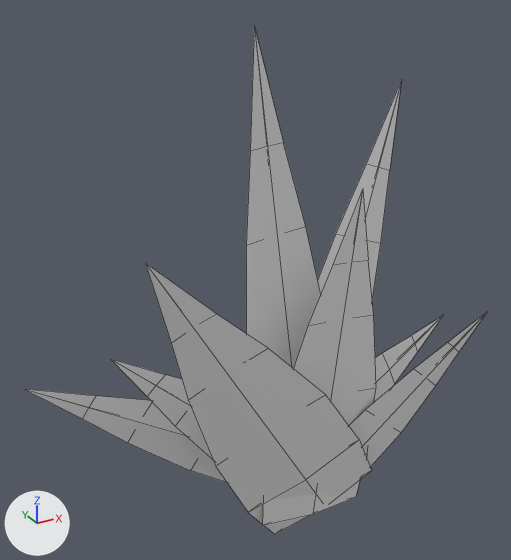
An edit to the FBX model Assets/Models/grassPatch0.fbx, drawn before and after from the same camera.
Camera for both pictures: a 50 mm camera at (-10.29, -15.56, 15.14) aimed at (-1.31, 0.77, 6.98). The lights are fixed; the arrows at lower left show +X, +Y and +Z. Mesh edges are drawn as thin lines. Where no turn or scale is listed for an object, it has been applied to the vertices.
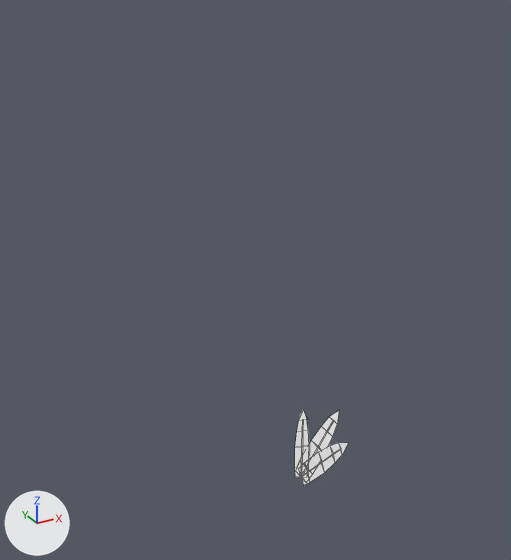
Commit message: Added grass patches throughout test level

Location of each change, (x1, y1, x2, y2) in pixels of the pictures (511 x 560 px):
'Cube.003', deleted: before (146, 264, 372, 534)
'Cube', reshaped, turned, rescaled: before (246, 27, 321, 368); after (299, 443, 348, 485)
'Cube.002', reshaped, moved, turned, rescaled: before (262, 189, 376, 526); after (295, 410, 309, 477)
'Cube.004', deleted: before (25, 389, 227, 483)
'Cube.006', deleted: before (350, 312, 487, 467)
'Cube.001', reshaped, moved, turned, rescaled: before (318, 82, 401, 298); after (297, 410, 339, 482)
'Cube.005', deleted: before (111, 359, 213, 460)
'Cube.007', deleted: before (374, 315, 444, 402)

Patch to the scene script:
```diff
--- a/Assets/Models/grassPatch0.fbx.py
+++ b/Assets/Models/grassPatch0.fbx.py
@@ me_cube @@
 # used by ob_cube; location = (0.0, 0.0, 0.0); rotation_euler = (0.0881, -0.0878, -0.819), in degrees (5, -5, -47); scale = (1.07, 1.07, 1.23)
-me_cube.from_pydata(...)  # 19 vertices, 15 faces; spans x -1.04..1.04, y -1.04..1.04, z -1.0..11.41
-me_cube.materials.append(mat_material)  # white #e7e7e7
+me_cube.from_pydata(...)  # 32 vertices, 30 faces; spans x -2.43..0.01, y -0.82..0.82, z -1.0..0.06
+# me_cube part 2: the whole mesh is rebuilt
@@ me_cube_002 @@
 # used by ob_cube_002; location = (0.0, -0.71, 0.0); rotation_euler = (-0.0111, 0.0936, -0.813), in degrees (-0.6, 5.4, -47); scale = (1.29, 1.29, 0.875)
-me_cube_002.from_pydata(...)  # 19 vertices, 15 faces; spans x -1.04..1.04, y -1.04..1.04, z -1.0..11.41
-me_cube_002.materials.append(mat_material_002)  # white #e7e7e7
+me_cube_002.from_pydata(...)  # 32 vertices, 30 faces; spans x -2.43..0.01, y -0.82..0.82, z -1.0..0.06
+# me_cube_002 part 1: the whole mesh is rebuilt
@@ me_cube_001 @@
 # used by ob_cube_001; location = (0.0, 0.36, 0.0); rotation_euler = (-0.33, 0.15, -0.84), in degrees (-19, 8.6, -48); scale = (1.06, 1.08, 1.13)
-me_cube_001.from_pydata(...)  # 19 vertices, 15 faces; spans x -1.04..1.04, y -1.04..1.04, z -1.0..11.41
-me_cube_001.materials.append(mat_material_001)  # white #e7e7e7
+me_cube_001.from_pydata(...)  # 32 vertices, 30 faces; spans x -2.43..0.01, y -0.82..0.82, z -1.0..0.06
+# me_cube_001 part 3: the whole mesh is rebuilt
@@ ob_cube @@
 ob_cube.location = (0.0, 0.0, 0.0)
-ob_cube.rotation_euler = (0.0881, -0.0878, -0.819)  # degrees (5, -5, -47)
-ob_cube.scale = (1.07, 1.07, 1.23)
+ob_cube.rotation_euler = (-0.765, 2.278, -0.875)  # degrees (-44, 131, -50)
+ob_cube.scale = (0.936, 0.439, 0.0473)
@@ ob_cube_002 @@
 ob_cube_002 = bpy.data.objects.new('Cube.002', me_cube_002)
-ob_cube_002.location = (0.0, -0.71, 0.0)
-ob_cube_002.rotation_euler = (-0.0111, 0.0936, -0.813)  # degrees (-0.6, 5.4, -47)
-ob_cube_002.scale = (1.29, 1.29, 0.875)
+ob_cube_002.location = (0.0, -0.01, 0.0)
+ob_cube_002.rotation_euler = (0.816, 2.325, 0.995)  # degrees (47, 133, 57)
+ob_cube_002.scale = (0.9, 0.423, 0.0454)
@@ ob_cube_006 @@
-ob_cube_006 = bpy.data.objects.new('Cube.006', me_cube_006)
-ob_cube_006.location = (0.68, -0.6, 0.11)
@@ ob_cube_005 @@
-ob_cube_005 = bpy.data.objects.new('Cube.005', me_cube_005)
-ob_cube_005.location = (0.0, 0.49, 0.11)
@@ ob_cube_001 @@
 ob_cube_001 = bpy.data.objects.new('Cube.001', me_cube_001)
-ob_cube_001.location = (0.0, 0.36, 0.0)
-ob_cube_001.rotation_euler = (-0.33, 0.15, -0.84)  # degrees (-19, 8.6, -48)
-ob_cube_001.scale = (1.06, 1.08, 1.13)
+ob_cube_001.location = (0.0, 0.0, 0.0)
+ob_cube_001.rotation_euler = (0.0, 2.149, 0.0)  # degrees (0, 123, 0)
+ob_cube_001.scale = (1.05, 0.491, 0.0528)
@@ ob_cube_004 @@
-ob_cube_004 = bpy.data.objects.new('Cube.004', me_cube_004)
-ob_cube_004.location = (0.0, 0.74, 0.0)
@@ ob_cube_003 @@
-ob_cube_003 = bpy.data.objects.new('Cube.003', me_cube_003)
-ob_cube_003.location = (0.0, -0.71, 0.0)
@@ ob_cube_007 @@
-ob_cube_007 = bpy.data.objects.new('Cube.007', me_cube_007)
-ob_cube_007.location = (0.03, 0.74, 0.0)
```
